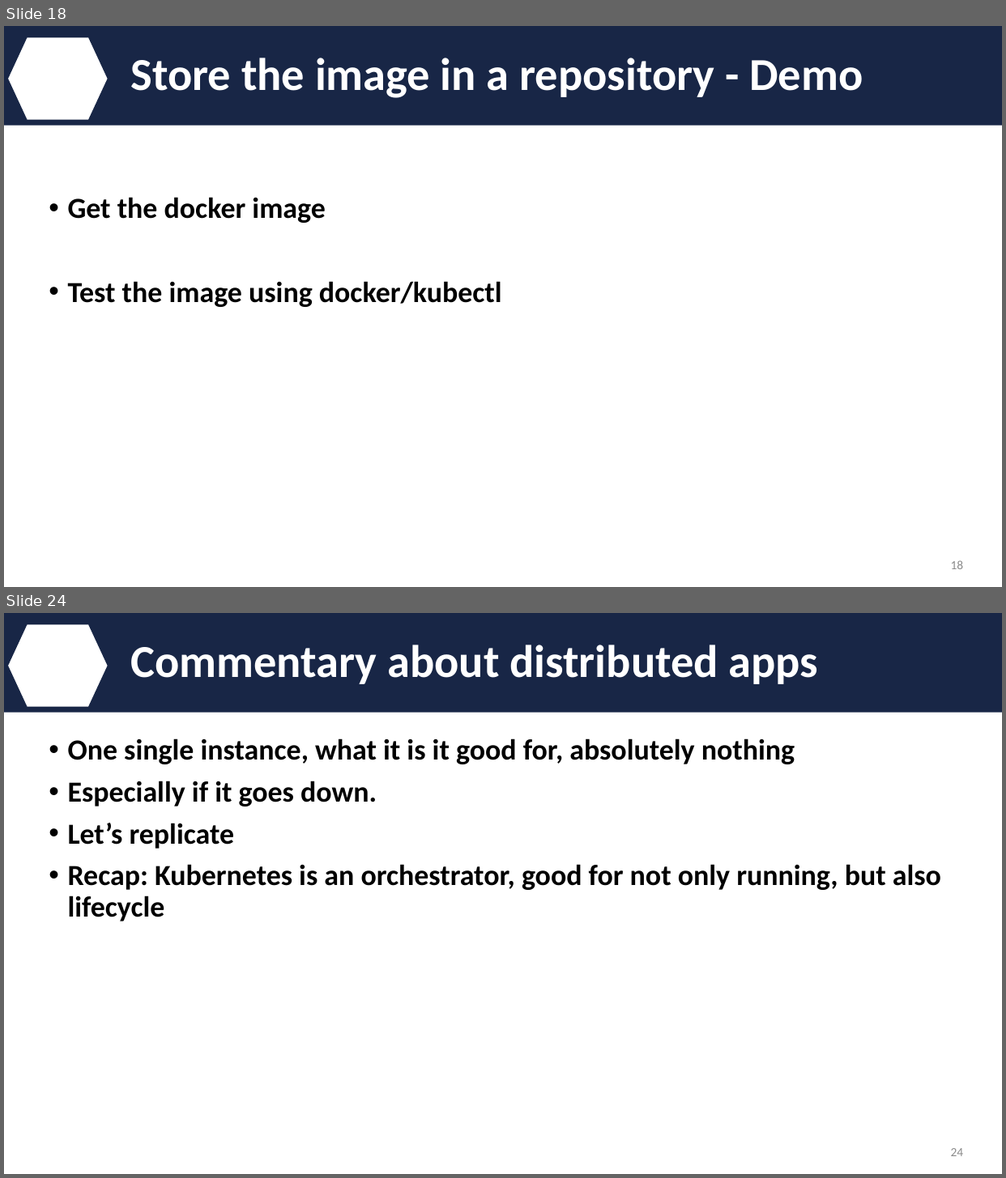
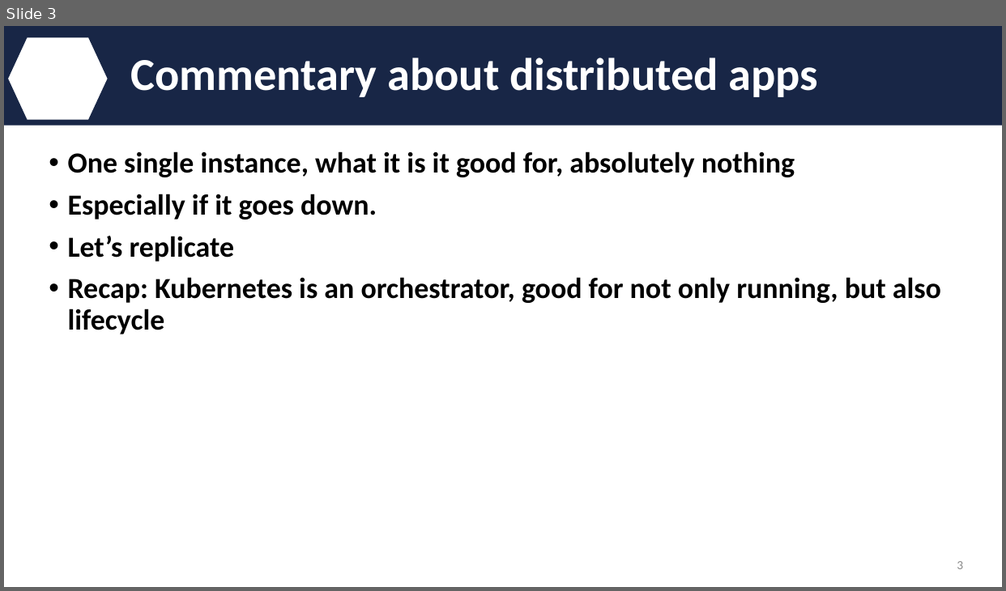
Before and after one commit to IBM/kube101, a slide deck: presentation/meetup.pptx. Shown one above the other, each under a label of ours: slides 18 and 24 before the commit, slide 3 after it; the slides between them are not shown. The pictures are 1006x1178 and 1006x591 pixels, drawn with LibreOffice and Linux fonts; fonts in the diff are those of the drawing; background and template pictures are left out. Boxes give left, top, right and bottom in pixels: in the first picture for what was removed or moved away, otherwise in the second. Text is boxed around its words. In the diff, an @@ line names an element or a change of style, - is before the commit and + after.

```diff
--- a/presentation/meetup.pptx
+++ b/presentation/meetup.pptx
@@ slide 18 removed at box(4, 26, 1002, 587), background #FFFFFF; not listed: 2 template elements that a slide beside it also shows @@
@@ title removed at box(130, 58, 863, 98) @@
-Store the image in a repository - Demo
@@ text removed at box(68, 197, 502, 307) @@
-• Get the docker image
-• Test the image using docker/kubectl
@@ page number removed at box(951, 561, 964, 570) @@
-18
@@ what was slide 24 is now slide 3 @@
@@ page number at box(957, 561, 963, 570): text changed @@
-24
+3
```
Also in this commit, not shown: 3 slides changed, 23 other slides removed, 1 other file.
